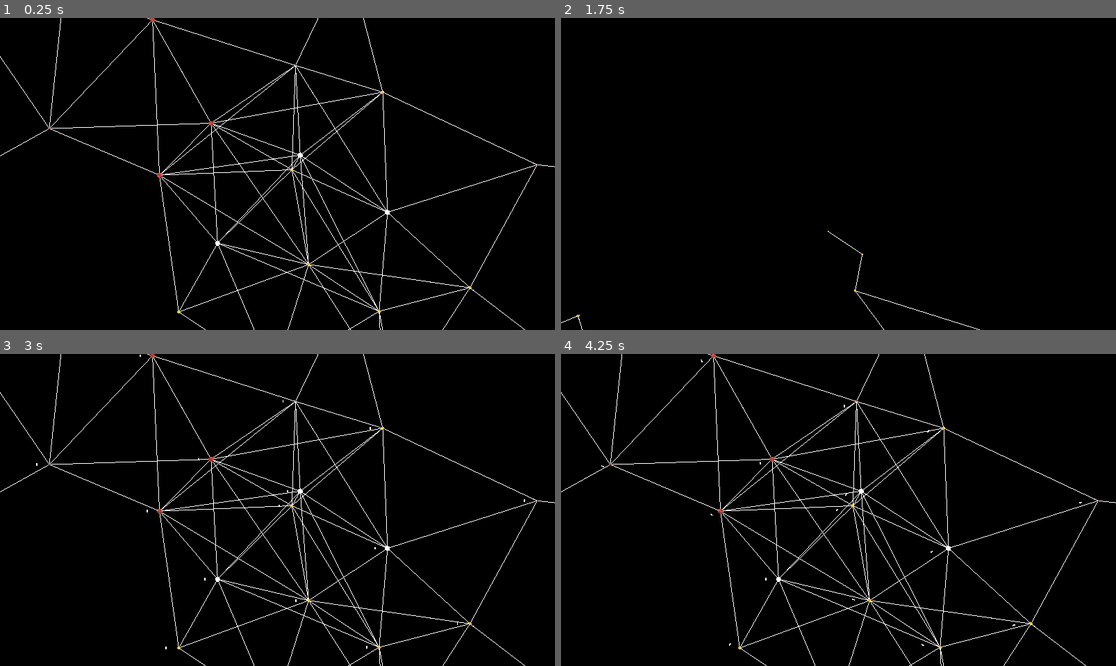
Above: before the commit, frames 1-4 (two rows, left to right).
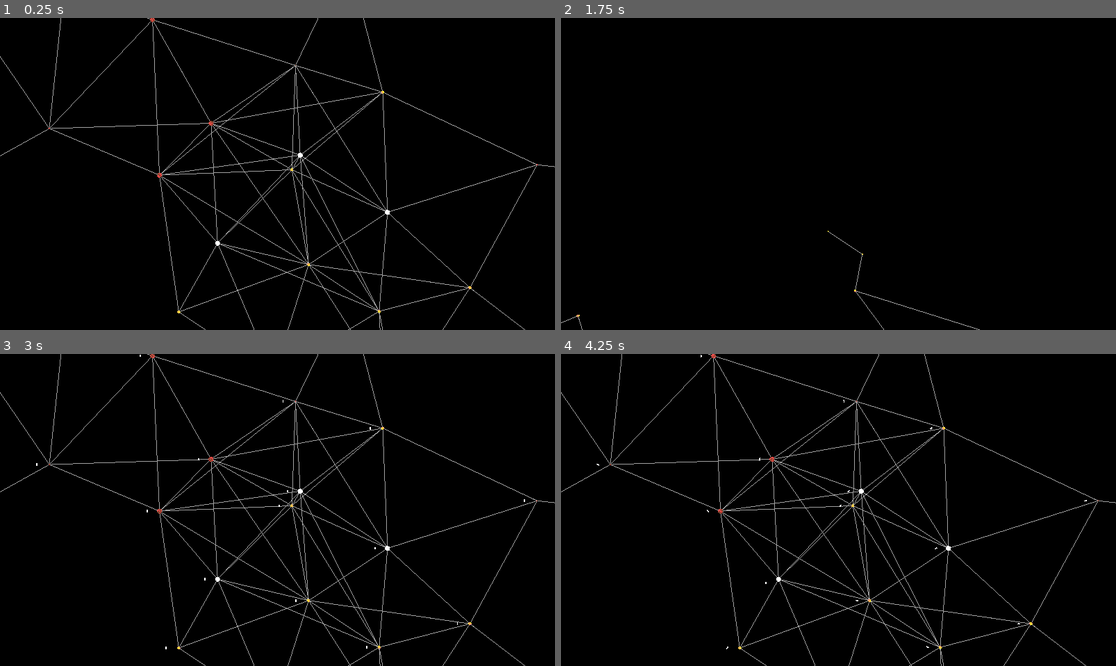
Above: after the commit, the same moments.

Repository: NoahMSchool/SpaceStrategyGame
Game: Godot game, scene res://Galaxy/galaxy.tscn
Same seed, same stepped clock (60 frames per second), same inputs: the game is played once before the commit and once after it.
Inputs (mouse positions are in pixels of both pictures, inside the frame that each line leads up to):
- Up to frame 1 (0.25 s): no input
- Up to frame 2 (1.75 s): tap Enter at 0.5 s; move the mouse to (960, 158) at 0.52 s; tap M (m) at 0.6 s; tap R (r) at 0.8, 1.35 s; tap Space at 1.25 s; move the mouse to (727, 189) at 1.27 s; tap S (s) at 1.55 s
- Up to frame 3 (3 s): tap Enter at 2 s; move the mouse to (333, 441) at 2.02 s; tap S (s) at 2.1 s; tap X (x) at 2.3, 2.85 s; tap Space at 2.75 s; move the mouse to (249, 572) at 2.77 s
- Up to frame 4 (4.25 s): tap Z (z, bound only after the commit) at 3.05, 3.6 s; tap Enter at 3.5 s; move the mouse to (1005, 556) at 3.52 s; tap M (m) at 3.8 s

The runs differ from the first frame. In frame 1, 2.4% of the frame differs, in the area x 0-100%, y 0-100%; in frame 2, 0.1%; in frame 3, 2.4%; in frame 4, 2.4%.
Error after the commit: Invalid call. Nonexistent function 'is_mine' in base 'Area3D (SolarSystem)'. (res://Resources/ship_resource.gd:19)

Commit message:
Added teams with colored materials and made nodes ignored in astar

Diff:
--- a/3DDraw/3dDraw.gd
+++ b/3DDraw/3dDraw.gd
@@ -18,7 +18,7 @@
 			parent.remove_child(n)
 			n.queue_free()
 
-func draw_line(pos1: Vector3, pos2: Vector3, color = Color("#FFFFFF", 0.2)):
+func draw_line(pos1: Vector3, pos2: Vector3, color = Color("#A0A0A0", 0.2)):
 	var mesh_instance := MeshInstance3D.new()
 	var immediate_mesh := ImmediateMesh.new()
 	var material := ORMMaterial3D.new()
--- a/Galaxy/galaxy_generator.gd
+++ b/Galaxy/galaxy_generator.gd
@@ -105,6 +105,10 @@
 	print("We have systems ", systems.size())
 	return new_algo
 
+func set_system_disabled(sys: SolarSystem, disabled: bool = true):
+	algo.set_point_disabled(sys.get_instance_id(), disabled)
+	print("Setting disabled ", disabled, " on system ", sys)
+
 func get_next_step(from, to):
 	var next = null
 	if from and to and from != to:
@@ -126,7 +130,5 @@
 	$FreeShipContiner.remove_child(resource_node)
 
 
-
-
 func _process(delta: float) -> void:
 	pass
--- /dev/null
+++ b/OtherMaterials/blue_material.tres
@@ -0,0 +1,5 @@
+[gd_resource type="StandardMaterial3D" format=3 uid="uid://bkanweaai2shj"]
+
+[resource]
+albedo_color = Color(0.16442707, 0.25734714, 0.44318712, 0.4509804)
+emission_energy_multiplier = 0.0
--- /dev/null
+++ b/OtherMaterials/green_material.tres
@@ -0,0 +1,4 @@
+[gd_resource type="StandardMaterial3D" format=3 uid="uid://8vw1icb52lme"]
+
+[resource]
+albedo_color = Color(0.1375, 0.55, 0.24062501, 0.4509804)
--- /dev/null
+++ b/OtherMaterials/red_material.tres
@@ -0,0 +1,4 @@
+[gd_resource type="StandardMaterial3D" format=3 uid="uid://btb30xedw88sj"]
+
+[resource]
+albedo_color = Color(0.7, 0.21000001, 0.29166684, 0.4509804)
--- a/Resources/ship_resource.gd
+++ b/Resources/ship_resource.gd
@@ -16,6 +16,7 @@
 
 func _process(delta: float) -> void:
 	if destination and in_transmission:
-		global_position = global_position.move_toward(destination.global_position, delta)
-		if global_position == destination.global_position:
-			destination.receive_resource(self)
+		if destination.is_mine():
+			global_position = global_position.move_toward(destination.global_position, delta)
+			if global_position == destination.global_position:
+				destination.receive_resource(self)
--- a/SolarSystem/solar_system.gd
+++ b/SolarSystem/solar_system.gd
@@ -1,7 +1,31 @@
 extends Node3D
 class_name SolarSystem
+enum TEAM {NEUTRAL, RED, BLUE, GREEN}
+
+var team_ownership = TEAM.NEUTRAL:
+	set(value):
+		team_ownership = value
+		match value:
+			TEAM.NEUTRAL:
+				visual_indicator.visible = false
+			TEAM.BLUE:
+				visual_indicator.visible = true
+				visual_indicator.set_surface_override_material(0,BLUE_MATERIAL)
+			TEAM.RED:
+				visual_indicator.visible = true
+				visual_indicator.set_surface_override_material(0,RED_MATERIAL)
+			TEAM.GREEN:
+				visual_indicator.visible = true
+				visual_indicator.set_surface_override_material(0,GREEN_MATERIAL)
 
 var hovering = false
+
+const BLUE_MATERIAL = preload("res://OtherMaterials/blue_material.tres")
+const GREEN_MATERIAL = preload("uid://8vw1icb52lme")
+const RED_MATERIAL = preload("uid://btb30xedw88sj")
+
+
+@onready var visual_indicator: MeshInstance3D = $VisualIndicator
 
 const BREAD_CRUMB = preload("res://3DDraw/bread_crumb.tscn")
 const SHIP_RESOURCE = preload("res://Resources/ship_resource.tscn")
@@ -72,6 +96,9 @@
 	if Input.is_action_just_pressed("x"):
 		print("Toggle time to ", !$ResourceTimer.paused)
 		$ResourceTimer.paused = !$ResourceTimer.paused
+	if Input.is_action_just_pressed("z") and system_active:
+		team_ownership = (team_ownership+1)%2 #hardcoded possibilities
+		galaxy.set_system_disabled(self, team_ownership != TEAM.NEUTRAL)
 
 func pick_weighted_startype() -> StarType:
 	var total_weight_sum : float = 0.0
@@ -172,15 +199,20 @@
 	return
 
 func eject_resource(res):
-	if (res.final_destination and res.final_destination != self):
-		var next_destination = galaxy.get_next_step(self, res.final_destination)
-		if next_destination:
-			res.destination = next_destination
-			res.begin_transmission()
-			var global_pos = res.global_position
-			$ShipResourceContainer.remove_child(res)
-			galaxy.add_free_resource(res, global_pos)
-			# print("Ejecting!", res.name)
+	#if (res.final_destination and res.final_destination != self):
+	var next_destination = galaxy.get_next_step(self, res.final_destination)
+	if next_destination:
+		res.destination = next_destination
+		res.begin_transmission()
+		var global_pos = res.global_position
+		$ShipResourceContainer.remove_child(res)
+		galaxy.add_free_resource(res, global_pos)
+	else:
+		res.final_destination = self
+		receive_resource(res)
+		# print("Ejecting!", res.name)
+
+#func decide_resource_next_step(res):
 
 func receive_resource(res):
 	if self != res.final_destination:
@@ -208,3 +240,6 @@
 
 func _on_resource_timer_timeout() -> void:
 	generate_resource()
+
+func toggle_active(val : bool):
+			$VisualIndicator.visible = not $VisualIndicator.visible
--- a/SolarSystem/solar_system.tscn
+++ b/SolarSystem/solar_system.tscn
@@ -2,6 +2,7 @@
 
 [ext_resource type="Script" uid="uid://cxt6hjfkvjvpl" path="res://SolarSystem/solar_system.gd" id="1_qll8u"]
 [ext_resource type="Material" uid="uid://bddnby5mfksgp" path="res://Stars/yellowstarshadermat.tres" id="2_q3qrj"]
+[ext_resource type="Material" uid="uid://bkanweaai2shj" path="res://OtherMaterials/blue_material.tres" id="3_8jpt8"]
 
 [sub_resource type="SphereShape3D" id="SphereShape3D_bhdg8"]
 
@@ -10,6 +11,11 @@
 rings = 16
 
 [sub_resource type="SphereMesh" id="SphereMesh_wv7y6"]
+
+[sub_resource type="CylinderMesh" id="CylinderMesh_g36jq"]
+top_radius = 1.0
+bottom_radius = 1.0
+height = 0.5
 
 [node name="SolarSystem" type="Area3D" unique_id=540009203 groups=["Selectable", "Viewable"]]
 script = ExtResource("1_qll8u")
@@ -50,6 +56,12 @@
 wait_time = 2.0
 autostart = true
 
+[node name="VisualIndicator" type="MeshInstance3D" parent="." unique_id=702602521]
+transform = Transform3D(1, 0, 0, 0, 1, 0, 0, 0, 1, 0, -1, 0)
+visible = false
+mesh = SubResource("CylinderMesh_g36jq")
+surface_material_override/0 = ExtResource("3_8jpt8")
+
 [connection signal="input_event" from="." to="." method="_mouse_selected"]
 [connection signal="timeout" from="TrailTimer" to="." method="_on_trail_timer_timeout"]
 [connection signal="timeout" from="ResourceTimer" to="." method="_on_resource_timer_timeout"]
--- a/project.godot
+++ b/project.godot
@@ -80,3 +80,8 @@
 "events": [Object(InputEventKey,"resource_local_to_scene":false,"resource_name":"","device":-1,"window_id":0,"alt_press …(192 unchanged characters)…
 ]
 }
+z={
+"deadzone": 0.2,
+"events": [Object(InputEventKey,"resource_local_to_scene":false,"resource_name":"","device":-1,"window_id":0,"alt_pressed":false,"shift_pressed":false,"ctrl_pressed":false,"meta_pressed":false,"pressed":false,"keycode":0,"physical_keycode":90,"key_label":0,"unicode":122,"location":0,"echo":false,"script":null)
+]
+}
